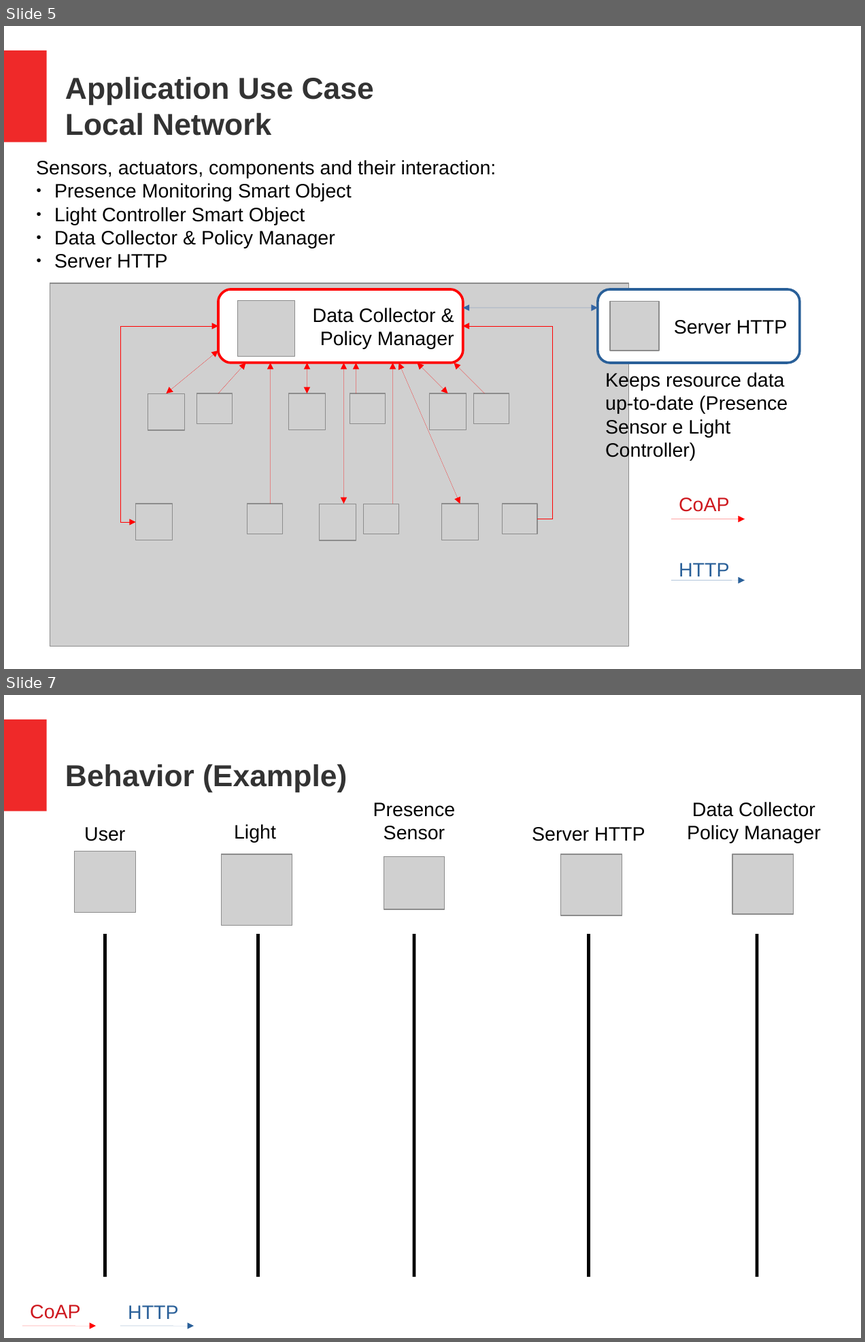
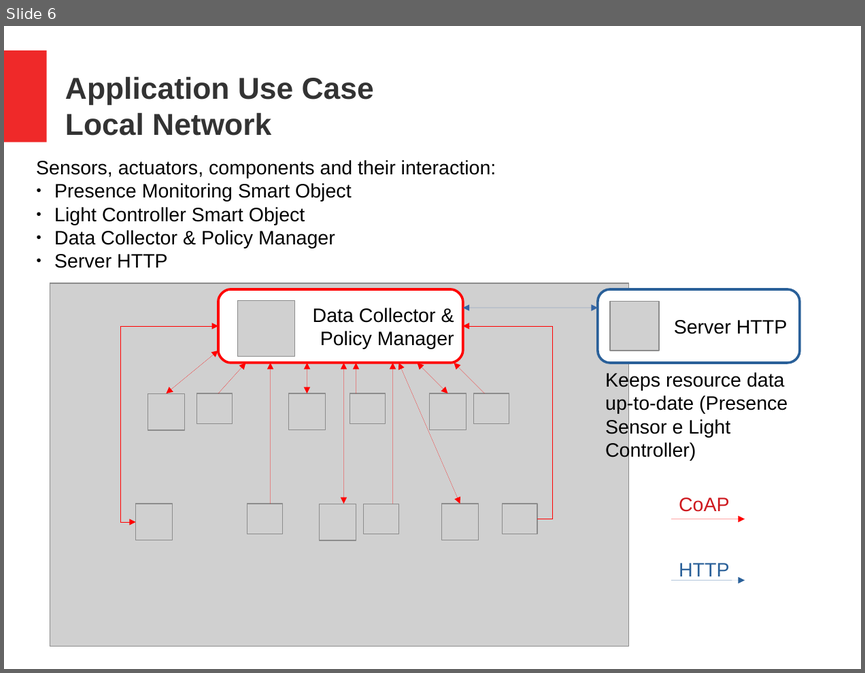
Before and after one commit to MatteoSpaggiari/smartHome, a slide deck: presentazione.odp. Shown one above the other, each under a label of ours: slides 5 and 7 before the commit, slide 6 after it; the slides between them are not shown. The pictures are 865x1342 and 865x673 pixels, drawn with LibreOffice and Linux fonts; fonts in the diff are those of the drawing; grey boxes stand for pictures. Boxes give left, top, right and bottom in pixels: in the first picture for what was removed or moved away, otherwise in the second. Text is boxed around its words. In the diff, an @@ line names an element or a change of style, - is before the commit and + after.

```diff
--- a/presentazione.odp
+++ b/presentazione.odp
@@ slide 7 removed at (x1=4, y1=695, x2=861, y2=1338), background #FFFFFF; not listed: 1 template element that a slide beside it also shows @@
@@ text removed at (x1=65, y1=764, x2=347, y2=792) @@
-Behavior (Example)
@@ text removed at (x1=373, y1=802, x2=456, y2=840) @@
-Presence
-Sensor
@@ text removed at (x1=687, y1=802, x2=821, y2=843) @@
-Data Collector
-Policy Manager
@@ text removed at (x1=84, y1=827, x2=125, y2=841) @@
-User
@@ text removed at (x1=234, y1=824, x2=276, y2=843) @@
-Light
@@ text removed at (x1=532, y1=827, x2=645, y2=841) @@
-Server HTTP
@@ picture removed at (x1=75, y1=851, x2=136, y2=913) @@
@@ picture removed at (x1=222, y1=854, x2=292, y2=925) @@
@@ picture removed at (x1=383, y1=856, x2=445, y2=909) @@
@@ picture removed at (x1=562, y1=854, x2=623, y2=916) @@
@@ picture removed at (x1=732, y1=854, x2=794, y2=914) @@
@@ line removed from (105, 934) to (105, 1276) @@
@@ line removed from (258, 934) to (258, 1276) @@
@@ line removed from (415, 934) to (415, 1276) @@
@@ line removed from (589, 934) to (589, 1276) @@
@@ line removed from (757, 934) to (757, 1276) @@
@@ text removed at (x1=30, y1=1304, x2=81, y2=1319) @@
-CoAP
@@ text removed at (x1=128, y1=1305, x2=178, y2=1319) @@
-HTTP
@@ arrow removed from (22, 1325) to (96, 1325) @@
@@ arrow removed from (121, 1325) to (194, 1325) @@
@@ what was slide 5 is now slide 6 @@
```
Also in this commit, not shown: 3 slides changed, 3 slides added, 45 other files.
